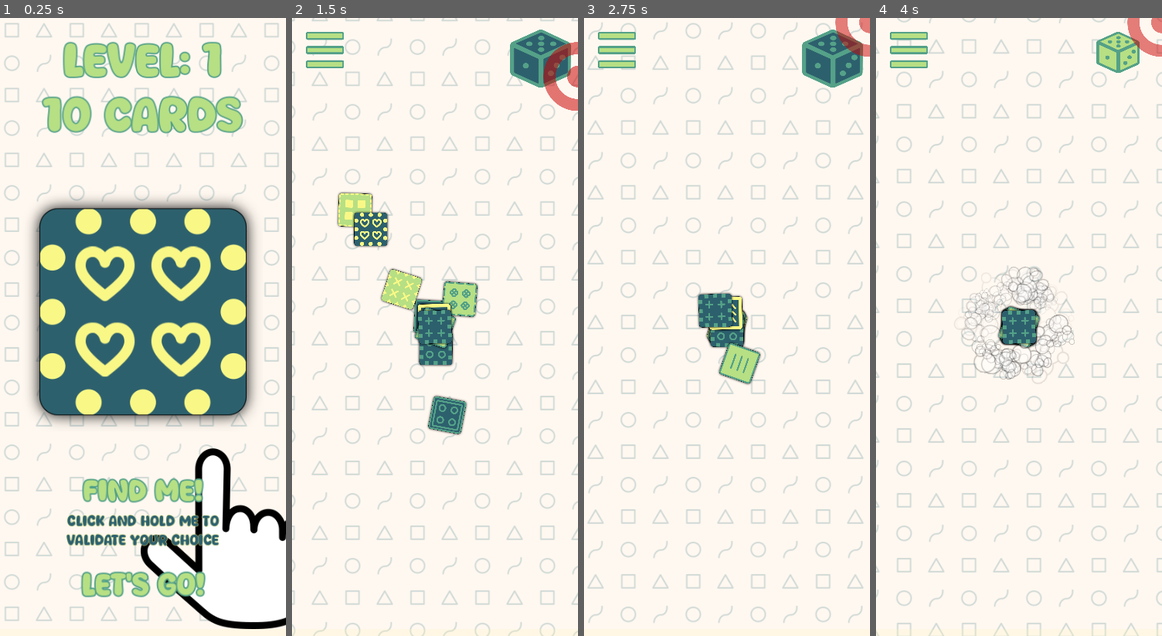
Above: before the commit, frames 1-4 (left to right).
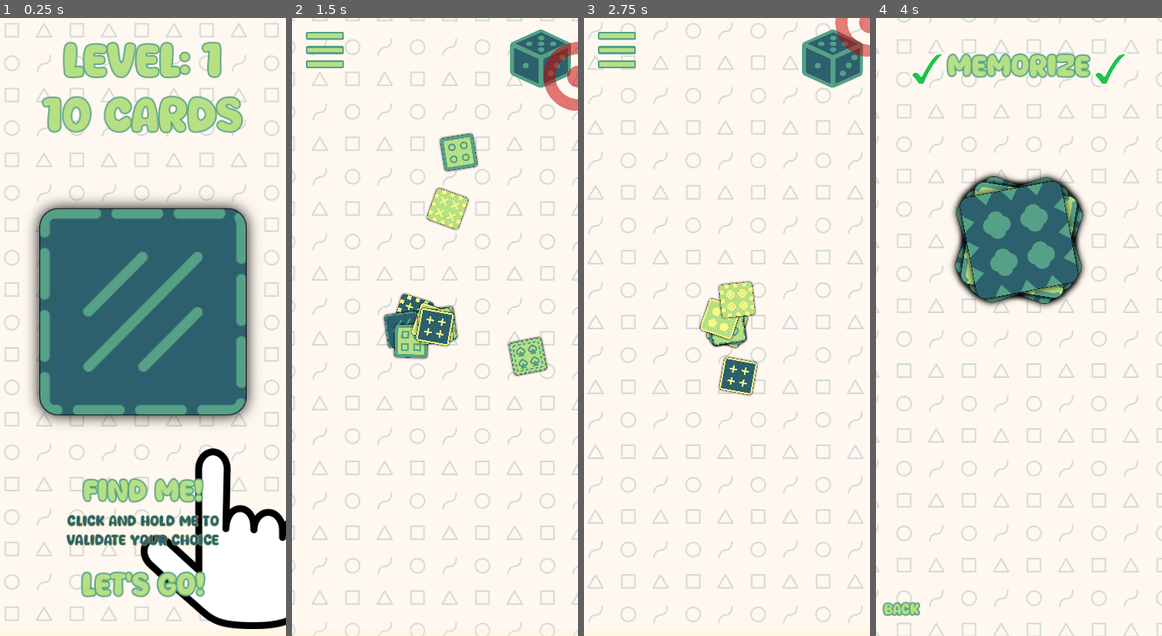
Above: after the commit, the same moments.

Repository: magopian/rummager
Game: Godot game, scene res://levels/level_validate_discard_bonus_target.tscn
Two runs of this game, one before a commit and one after it. Both use one fixed random seed, a clock stepped at 60 frames per second and the inputs below. This scene is started directly instead of the project's main scene. Sound files missing from this copy of the repository are replaced by a short silence.
Inputs (mouse positions are in pixels of both pictures, inside the frame that each line leads up to):
- Up to frame 1 (0.25 s): no input
- Up to frame 2 (1.5 s): click (435, 327) at 0.52 s; click (535, 55) at 1.25 s
- Up to frame 3 (2.75 s): click (832, 61) at 2 s
- Up to frame 4 (4 s): click (1124, 61) at 2.75 s; move the mouse to (1019, 327) at 3.52 s; click (1019, 327) at 3.67 s

The runs differ from the first frame. In frame 1, 11% of the frame differs, in the area x 13-86%, y 30-65%; in frame 2, 7.3%; in frame 3, 2.7%; in frame 4, 15%, in the area x 2-100%, y 0-97%.
Error before the commit: Parse Error: Identifier "LevelSelector" not declared in the current scope. (res://you_lose.gd:50)

Commit message:
Split the first level (start) from the others

Diff:
--- a/card.tscn
+++ b/card.tscn
@@ -44,7 +44,7 @@
 anim_offset_max = 1.0
 
 [node name="Card" type="RigidBody2D"]
-collision_mask = 0
+collision_mask = 2
 input_pickable = true
 mass = 2.0
 gravity_scale = 0.0
--- a/levels/level_selector.gd
+++ b/levels/level_selector.gd
@@ -7,7 +7,7 @@
 	match Global.level:
 		1:
 			if Global.user_prefs.tutorial_started:
-				return "res://levels/level_validate_discard_bonus_target.tscn"
+				return "res://levels/level_start.tscn"
 			else:
 				# TODO: remove this, it's not its place (not needed when we don't have a custom tutorial anymore)
 				Global.user_prefs.tutorial_started = true
--- a/game.gd
+++ b/levels/level_start.gd
@@ -123,7 +123,7 @@
 func _on_shuffle_clicked() -> void:
 	shuffle_button.pressed.disconnect(_on_shuffle_clicked)
 	await unshuffle().finished
-	fade_transition.fade_to_file("res://game.tscn", Global.sounds.sound_shuffle)
+	fade_transition.fade_to_file(LevelSelector.next_level(), Global.sounds.sound_shuffle)
 
 
 func _on_lets_go_button_pressed() -> void:
--- a/game.tscn
+++ b/levels/level_start.tscn
@@ -1,6 +1,6 @@
 [gd_scene load_steps=19 format=3 uid="uid://dqnu3qnf4ntyy"]
 
-[ext_resource type="Script" path="res://game.gd" id="1_gbsqv"]
+[ext_resource type="Script" path="res://levels/level_start.gd" id="1_gbsqv"]
 [ext_resource type="PackedScene" uid="uid://c6tacpe7tp1de" path="res://animated_button.tscn" id="45_5qh7m"]
 [ext_resource type="PackedScene" uid="uid://hbrjciajmnpf" path="res://scrolling_background.tscn" id="50_2o8bk"]
 [ext_resource type="PackedScene" uid="uid://dfmg6das6l6cp" path="res://click_to_change_scene.tscn" id="50_uxbrs"]
@@ -21,7 +21,7 @@
 [sub_resource type="AudioStreamRandomizer" id="AudioStreamRandomizer_ypwvg"]
 random_pitch = 1.5
 
-[node name="Game" type="Node2D"]
+[node name="Level Start" type="Node2D"]
 script = ExtResource("1_gbsqv")
 metadata/_edit_horizontal_guides_ = [620.0]
 
@@ -235,3 +235,11 @@
 
 [node name="Target" parent="." instance=ExtResource("66_hyrw8")]
 unique_name_in_owner = true
+
+[node name="RigidBody2D" type="RigidBody2D" parent="."]
+collision_layer = 2
+sleeping = true
+freeze = true
+
+[node name="CollisionPolygon2D" type="CollisionPolygon2D" parent="RigidBody2D"]
+polygon = PackedVector2Array(-5, 899, -2, -4, 416, -2, 418, 900, 5, 899, 12, 1212, 710, 1198, 681, -377, -417, -374, -370, 1212, -5, 1211)
--- a/levels/level_validate_discard_bonus_target.gd
+++ b/levels/level_validate_discard_bonus_target.gd
@@ -123,8 +123,7 @@
 func _on_shuffle_clicked() -> void:
 	shuffle_button.pressed.disconnect(_on_shuffle_clicked)
 	await unshuffle().finished
-	var current_path: String = get_tree().current_scene.get_path()
-	fade_transition.fade_to_file(current_path, Global.sounds.sound_shuffle)
+	fade_transition.fade_to_file(LevelSelector.next_level(), Global.sounds.sound_shuffle)
 
 
 func _on_lets_go_button_pressed() -> void:
--- a/levels/level_validate_discard_bonus_target.tscn
+++ b/levels/level_validate_discard_bonus_target.tscn
@@ -21,7 +21,7 @@
 [sub_resource type="AudioStreamRandomizer" id="AudioStreamRandomizer_ypwvg"]
 random_pitch = 1.5
 
-[node name="Game" type="Node2D"]
+[node name="Level Validate Discard Bonus Target" type="Node2D"]
 script = ExtResource("1_x05a4")
 metadata/_edit_horizontal_guides_ = [620.0]
 
--- a/project.godot
+++ b/project.godot
@@ -21,6 +21,7 @@
 
 Global="*res://global.gd"
 Music="*res://music.tscn"
+LevelSelector="*res://levels/level_selector.gd"
 
 [debug]
 
@@ -40,6 +41,11 @@
 
 theme/custom_font="res://Socafe/Socafe.ttf"
 
+[layer_names]
+
+2d_physics/layer_1="cards"
+2d_physics/layer_2="walls"
+
 [rendering]
 
 renderer/rendering_method="gl_compatibility"
--- a/throw_animation.tscn
+++ b/throw_animation.tscn
@@ -15,7 +15,6 @@
 
 [node name="CardValidation" parent="." instance=ExtResource("3_2girg")]
 unique_name_in_owner = true
-mouse_filter = 2
 
 [node name="Icon" type="Sprite2D" parent="."]
 unique_name_in_owner = true
Not shown: 1 places in card.tscn that only renumber resources
Not shown: 1 places in card_validation.tscn that only renumber resources
Not shown: 1 places in throw_animation.tscn that only renumber resources
